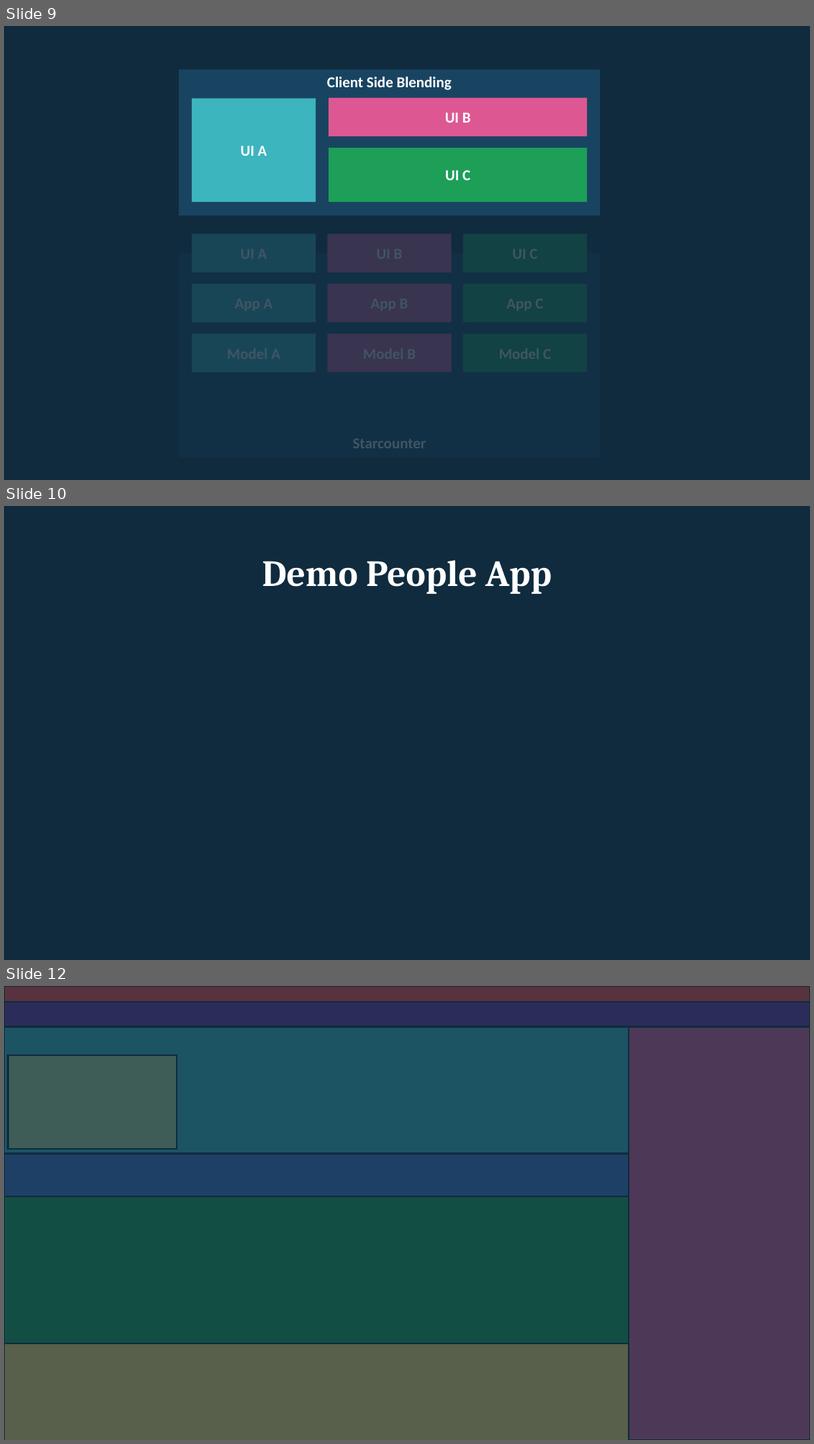
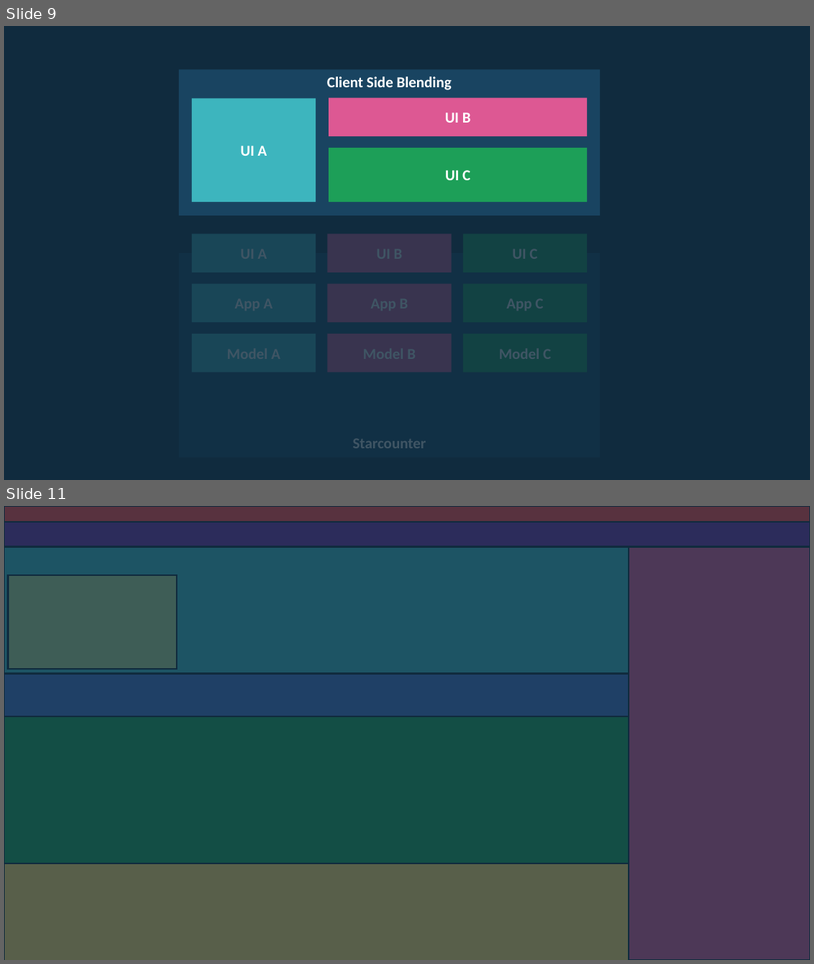
Before and after one commit to rogeralsing/Presentations, a slide deck: Starcounter/imcs.pptx. Shown one above the other, each under a label of ours: slides 9, 10 and 12 before the commit, slides 9 and 11 after it; the slides between them are not shown. The pictures are 814x1444 and 814x964 pixels, drawn with LibreOffice and Linux fonts; fonts in the diff are those of the drawing; background and template pictures are left out. Boxes give left, top, right and bottom in pixels: in the first picture for what was removed or moved away, otherwise in the second. Text is boxed around its words. In the diff, an @@ line names an element or a change of style, - is before the commit and + after.

```diff
--- a/Starcounter/imcs.pptx
+++ b/Starcounter/imcs.pptx
@@ slide 10 removed at <box>4,506,810,960</box>, background #102B3E @@
@@ title removed at <box>262,560,552,594</box> @@
-Demo People App
@@ what was slide 12 is now slide 11 @@
```
Also in this commit, not shown: 1 slide changed, 2 slides added, 1 other file.
